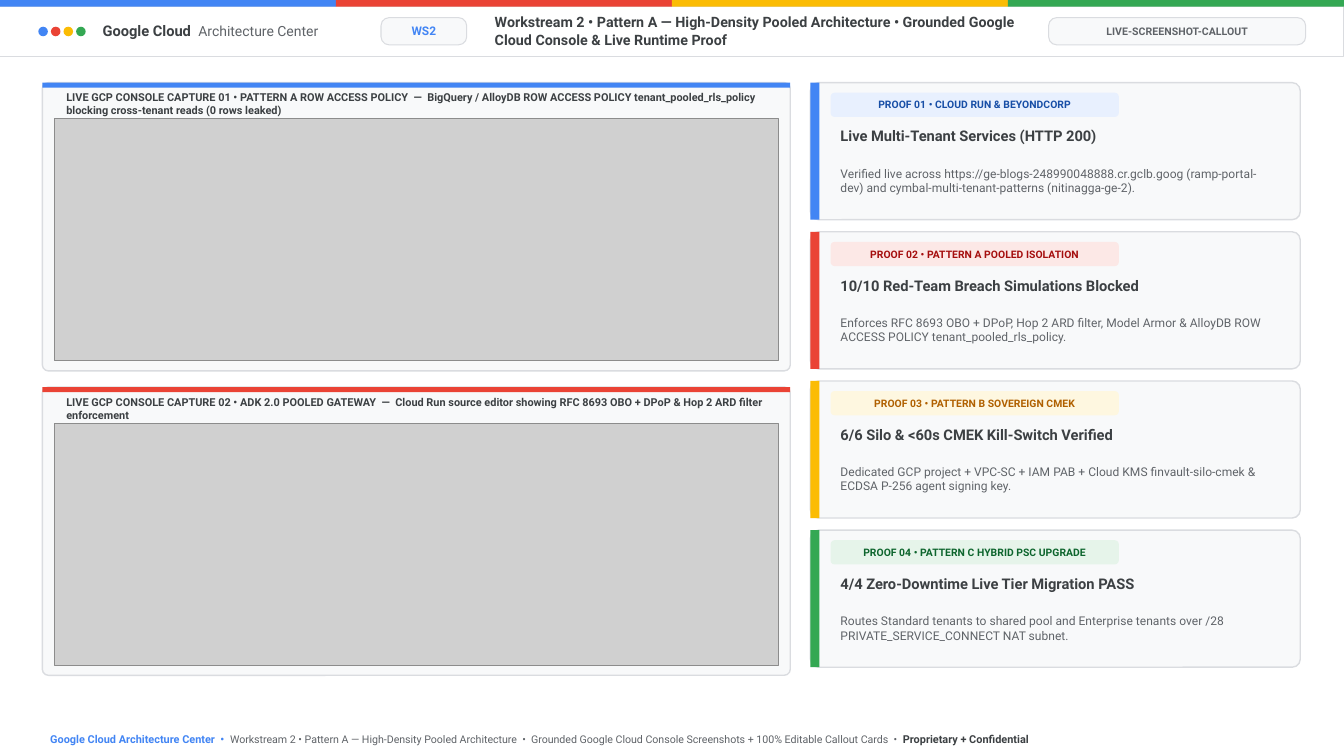
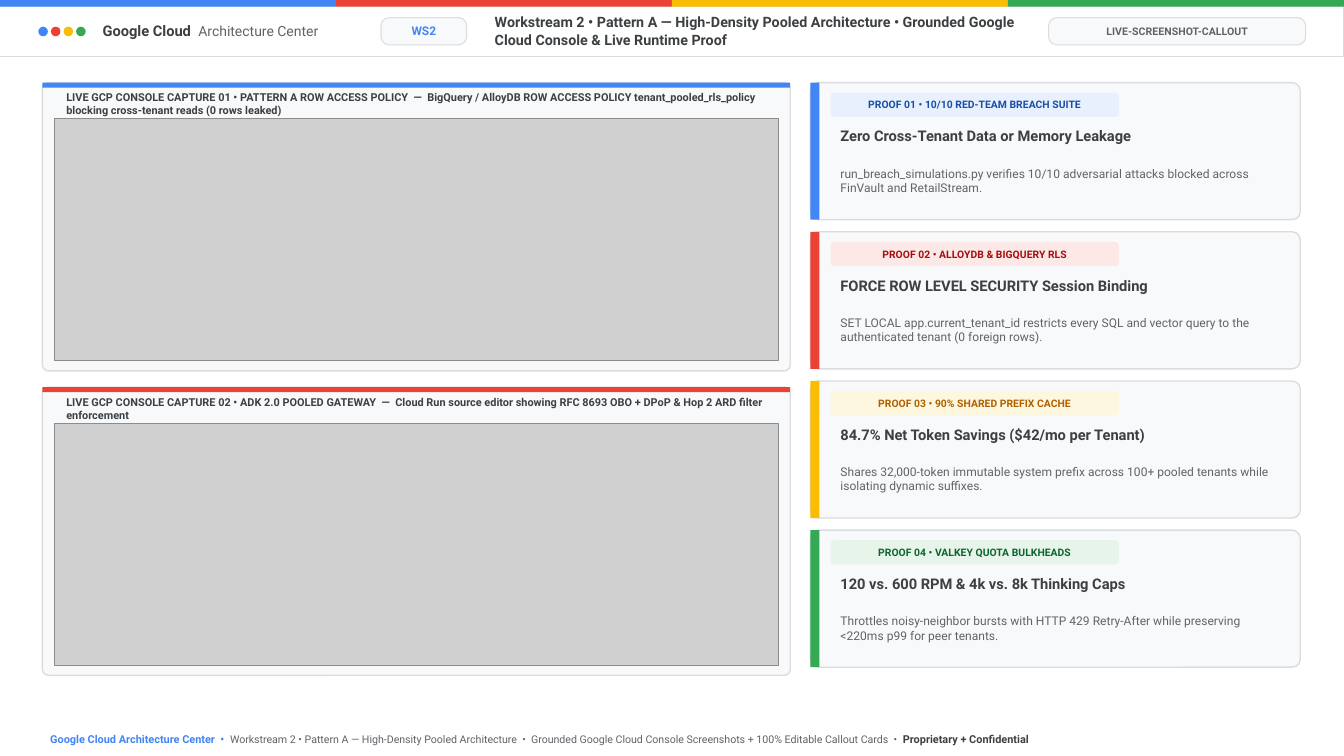
Before and after one commit to nitinaggarwal-12/blogs, a slide deck: slide 11 of slides/ws2-pattern-a-pooled-editable-slides.pptx (slide 20 before the commit). Drawn at 1344x756 pixels with LibreOffice and Linux fonts; fonts in the diff are those of the drawing; grey boxes stand for pictures. Boxes give left, top, right and bottom in pixels: in the first picture for what was removed or moved away, otherwise in the second. Text is boxed around its words. In the diff, an @@ line names an element or a change of style, - is before the commit and + after.

```diff
--- a/slides/ws2-pattern-a-pooled-editable-slides.pptx
+++ b/slides/ws2-pattern-a-pooled-editable-slides.pptx
@@ text at (868,100,1080,109): text changed @@
-PROOF 01 • CLOUD RUN & BEYONDCORP
+PROOF 01 • 10/10 RED-TEAM BREACH SUITE
@@ text at (840,130,1132,144): text changed @@
-Live Multi-Tenant Services (HTTP 200)
+Zero Cross-Tenant Data or Memory Leakage
@@ text at (840,169,1249,192): text changed @@
-Verified live across https://ge-blogs-248990048888.cr.gclb.goog (ramp-portal-dev) and cymbal-multi-tenant-patterns (nitinagga-ge-2).
+run_breach_simulations.py verifies 10/10 adversarial attacks blocked across FinVault and RetailStream.
@@ text at (882,250,1067,259): text changed @@
-PROOF 02 • PATTERN A POOLED ISOLATION
+PROOF 02 • ALLOYDB & BIGQUERY RLS
@@ text at (840,280,1148,294): text changed @@
-10/10 Red-Team Breach Simulations Blocked
+FORCE ROW LEVEL SECURITY Session Binding
@@ text at (840,318,1249,344): text changed @@
-Enforces RFC 8693 OBO + DPoP, Hop 2 ARD filter, Model Armor & AlloyDB ROW ACCESS POLICY tenant_pooled_rls_policy.
+SET LOCAL app.current_tenant_id restricts every SQL and vector query to the authenticated tenant (0 foreign rows).
@@ text at (878,399,1071,407): text changed @@
-PROOF 03 • PATTERN B SOVEREIGN CMEK
+PROOF 03 • 90% SHARED PREFIX CACHE
@@ text at (840,428,1145,443): text changed @@
-6/6 Silo & <60s CMEK Kill-Switch Verified
+84.7% Net Token Savings ($42/mo per Tenant)
@@ text at (840,467,1268,493): text changed @@
-Dedicated GCP project + VPC-SC + IAM PAB + Cloud KMS finvault-silo-cmek & ECDSA P-256 agent signing key.
+Shares 32,000-token immutable system prefix across 100+ pooled tenants while isolating dynamic suffixes.
@@ text at (878,548,1071,557): text changed @@
-PROOF 04 • PATTERN C HYBRID PSC UPGRADE
+PROOF 04 • VALKEY QUOTA BULKHEADS
@@ text at (840,578,1125,592): text changed @@
-4/4 Zero-Downtime Live Tier Migration PASS
+120 vs. 600 RPM & 4k vs. 8k Thinking Caps
@@ text at (840,616,1240,643): text changed @@
-Routes Standard tenants to shared pool and Enterprise tenants over /28 PRIVATE_SERVICE_CONNECT NAT subnet.
+Throttles noisy-neighbor bursts with HTTP 429 Retry-After while preserving <220ms p99 for peer tenants.
```
Also in this commit, not shown: 8 other slides changed, 2 slides added, 16 slides removed, 13 other files.
